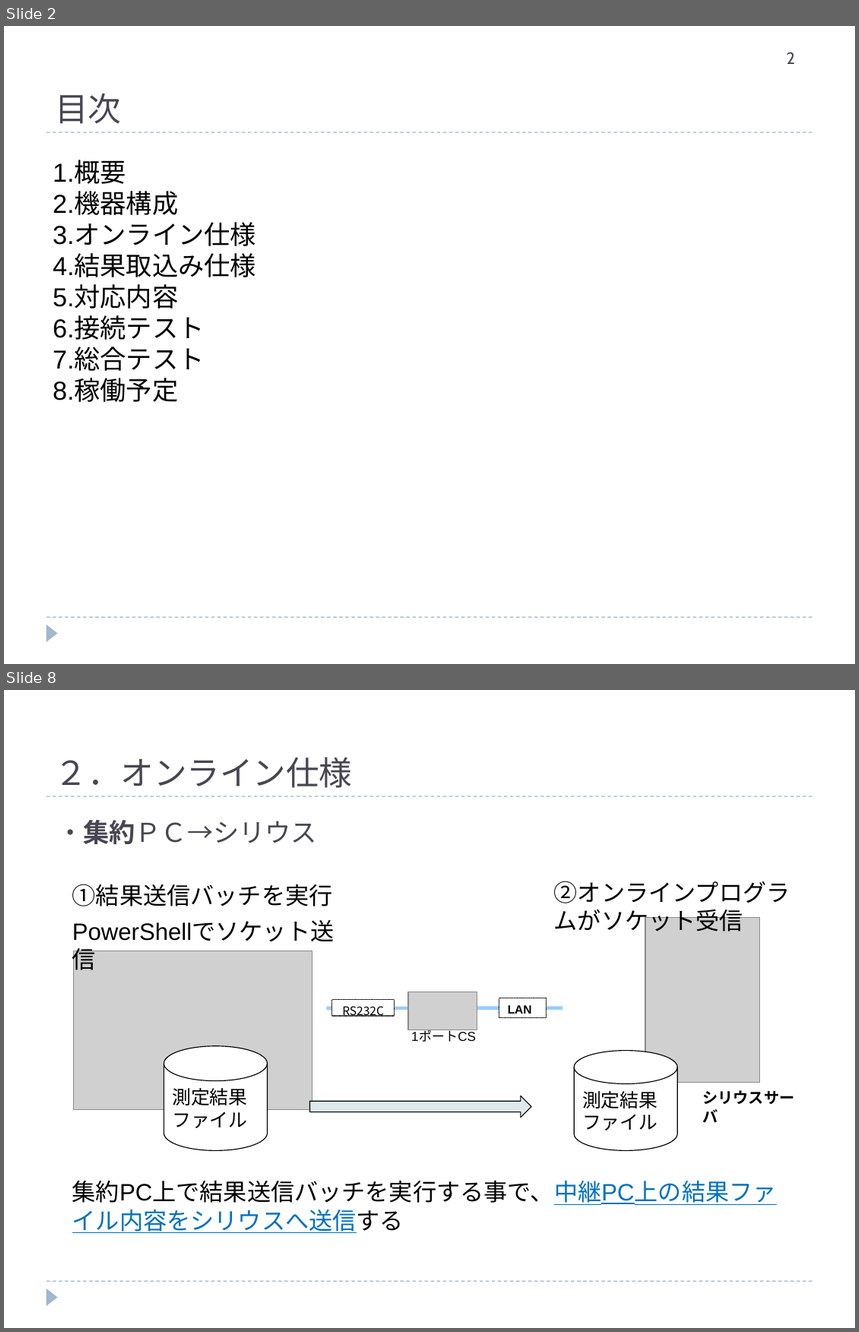
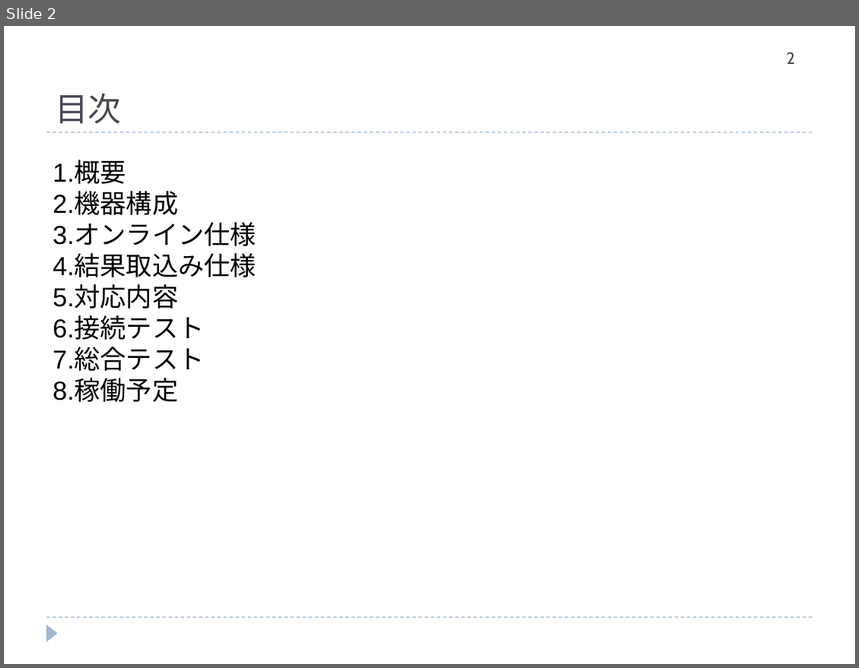
Before and after one commit to hanyutatsuya/Chemistory, a slide deck: 次期システム対応/レビュー/ケミストリー次期先行対応.ppt. Shown one above the other, each under a label of ours: slides 2 and 8 before the commit, slide 2 after it; the slides between them are not shown. The pictures are 859x1332 and 859x668 pixels, drawn with LibreOffice and Linux fonts; fonts in the diff are those of the drawing; grey boxes stand for pictures. Boxes give left, top, right and bottom in pixels: in the first picture for what was removed or moved away, otherwise in the second. Text is boxed around its words. In the diff, an @@ line names an element or a change of style, - is before the commit and + after.

```diff
--- a/次期システム対応/レビュー/ケミストリー次期先行対応.ppt
+++ b/次期システム対応/レビュー/ケミストリー次期先行対応.ppt
@@ slide 8 removed at [4,690,855,1328], background #FFFFFF; not listed: 3 template elements that a slide beside it also shows @@
@@ text removed at [55,757,352,788] @@
-２．オンライン仕様
@@ text removed at [57,820,317,844] @@
-・集約ＰＣ→シリウス
@@ text removed at [72,884,333,907] @@
-①結果送信バッチを実行
-PowerShellでソケット送信
@@ text removed at [545,874,817,938] @@
-②オンラインプログラムがソケット受信
@@ picture removed at [645,918,761,1082] @@
@@ picture removed at [74,951,312,1110] @@
@@ line removed from (326, 1008) to (563, 1008) @@
@@ rectangle removed at [332,1000,395,1016] @@
-RS232C
@@ picture removed at [408,992,477,1030] @@
@@ rectangle removed at [500,998,546,1018] @@
-LAN
@@ text removed at [411,1030,476,1042] @@
-1ポートCS
@@ cylinder removed at [164,1046,268,1151] @@
-測定結果ファイル
@@ cylinder removed at [574,1051,678,1151] @@
-測定結果ファイル
@@ left arrow removed at [310,1096,531,1118] @@
@@ text removed at [703,1091,795,1123] @@
-シリウスサーバ
@@ text removed at [72,1181,777,1205] @@
-集約PC上で結果送信バッチを実行する事で、中継PC上の結果ファイル内容をシリウスへ送信する
```
Also in this commit, not shown: 3 slides changed, 3 slides added, 7 other slides removed.
